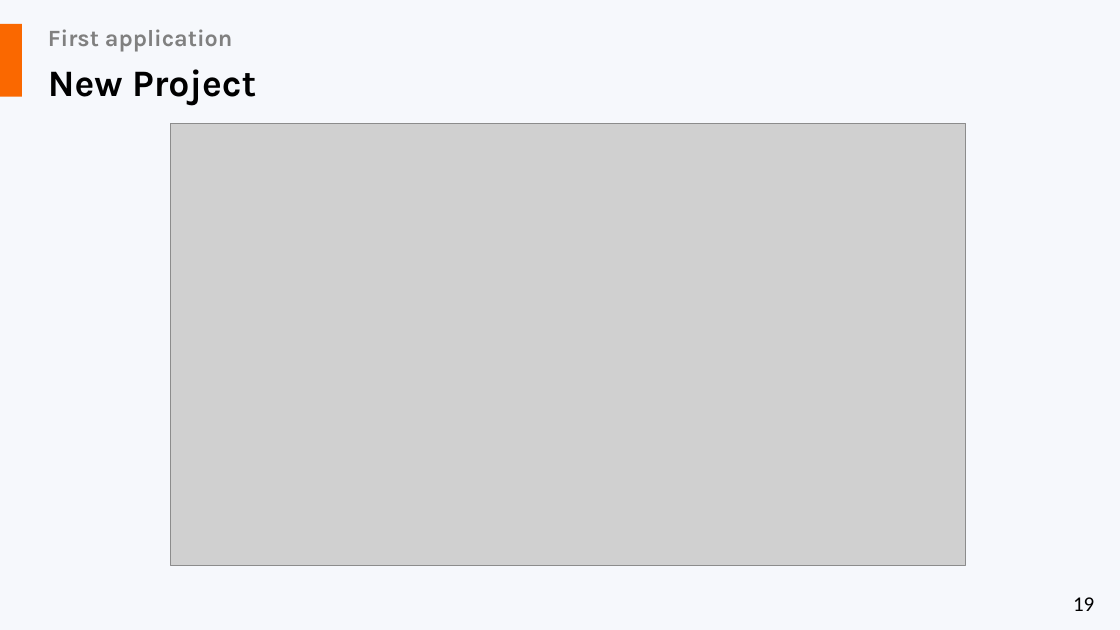
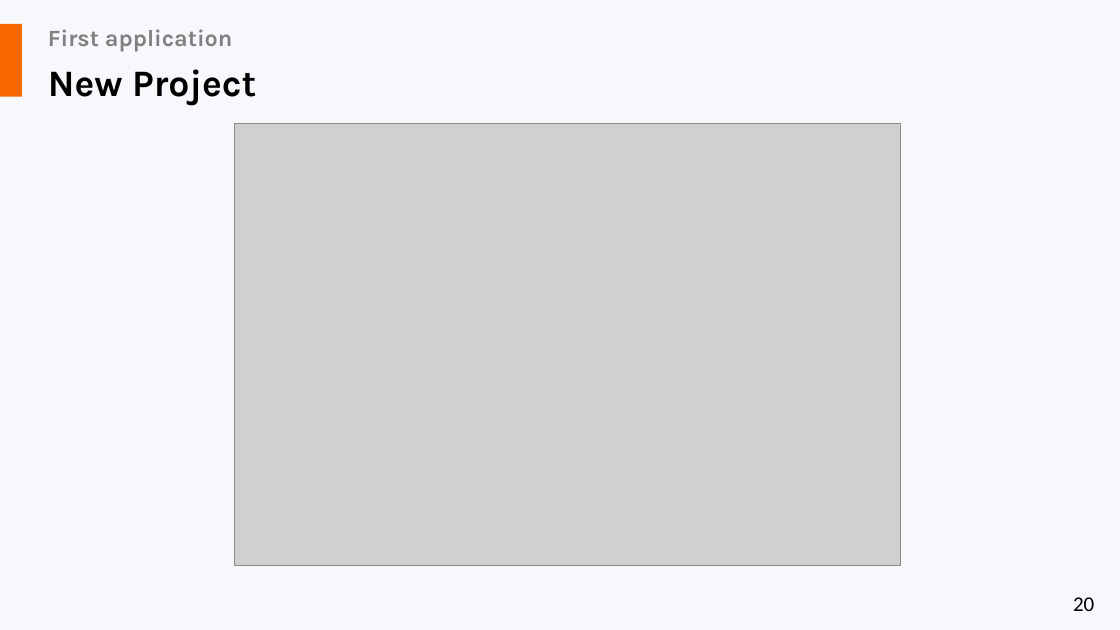
Before and after one commit to liviucotfas/ase-web-and-cloud-applications-security, a slide deck: slide 20 of Presentation ASPNET MVC Core - Part I.pptx (slide 19 before the commit). Drawn at 1120x630 pixels with LibreOffice and Linux fonts; fonts in the diff are those of the drawing; grey boxes stand for pictures. Boxes give left, top, right and bottom in pixels: in the first picture for what was removed or moved away, otherwise in the second. Text is boxed around its words. In the diff, an @@ line names an element or a change of style, - is before the commit and + after.

```diff
--- a/Presentation ASPNET MVC Core - Part I.pptx
+++ b/Presentation ASPNET MVC Core - Part I.pptx
@@ picture: place and size @@
-picture at (170,124,965,565)
+picture at (235,124,902,565)
@@ page number at (1073,597,1094,611): text changed @@
-19
+20
```
Also in this commit, not shown: 8 other slides changed, 1 slide added, 1 slide removed.
